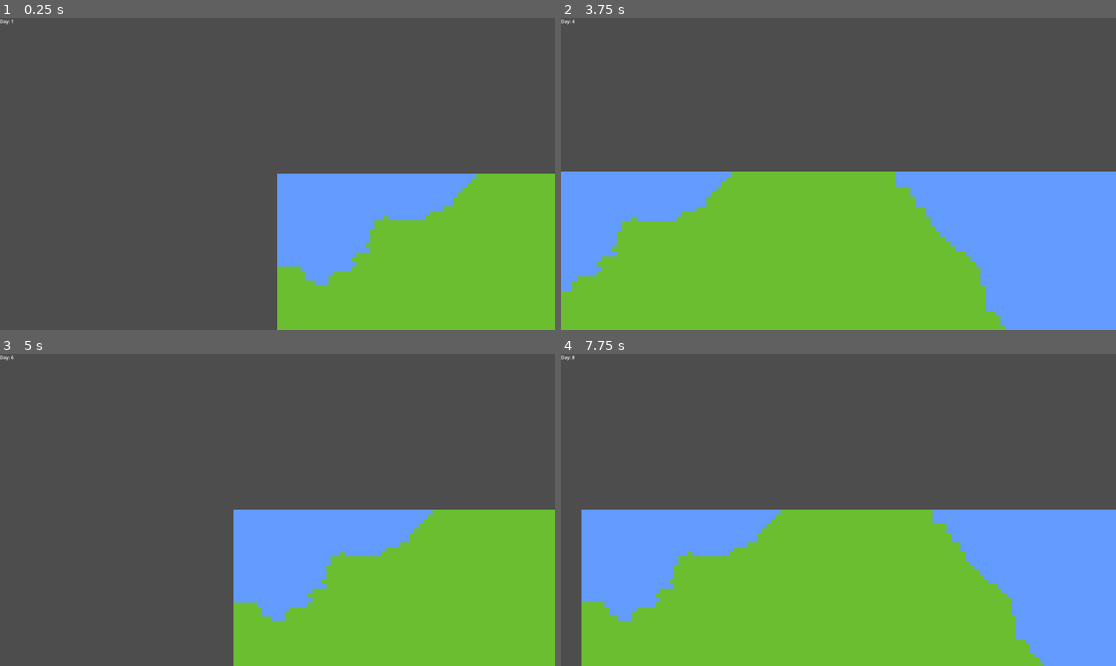
Above: before the commit, frames 1-4 (two rows, left to right).
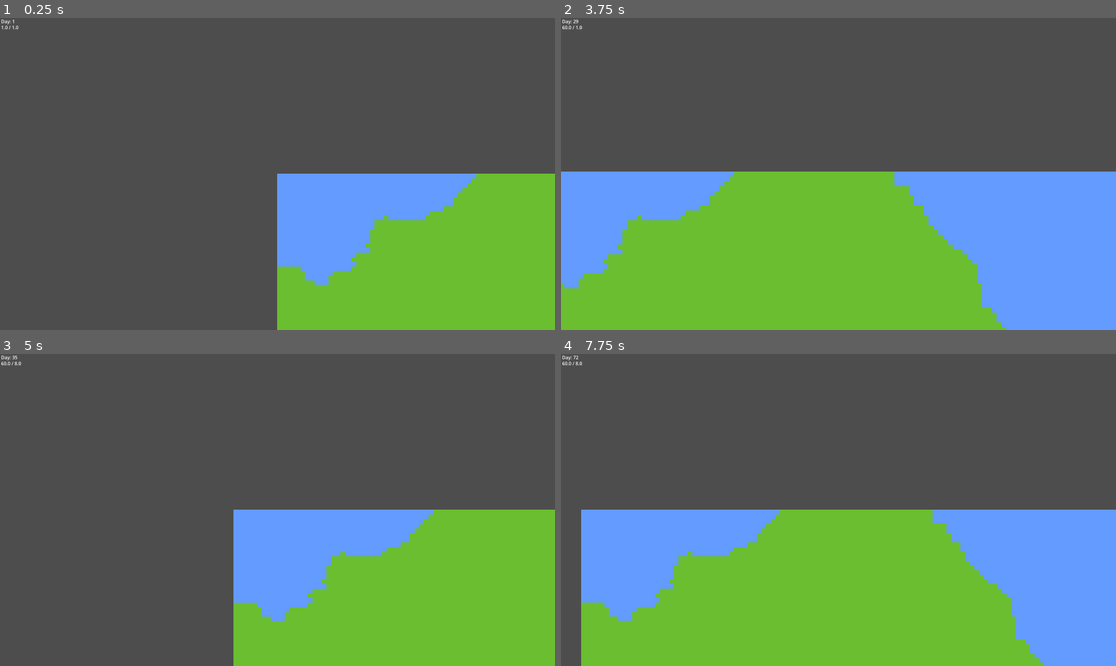
Above: after the commit, the same moments.

Repository: PowerThePowerfullest64/UntitledMapGame
Game: Godot game, scene res://main.tscn
The game is run twice, just before and just after one commit, with the same random seed, the same clock (stepped at 60 frames per second) and the same inputs.
Inputs (mouse positions are in pixels of both pictures, inside the frame that each line leads up to):
- Up to frame 1 (0.25 s): no input
- Up to frame 2 (3.75 s): tap Enter at 0.5 s; move the mouse to (960, 158) at 0.52 s; hold D (move_right) 0.53-1.28 s; tap 1 (speed1, bound only after the commit) at 0.6, 3.05 s; tap 2 (speed2, bound only after the commit) at 0.8, 1.35 s; move the mouse to (727, 189) at 1.27 s; hold S (move_down) 1.28-2.03 s; tap 3 (speed3, bound only after the commit) at 1.55, 2.1 s; move the mouse to (894, 105) at 2.02 s; hold D (move_right) 2.03-2.78 s; tap 4 (speed4, bound only after the commit) at 2.3, 2.85 s; move the mouse to (810, 236) at 2.77 s; hold W (move_up) 2.78-3.53 s; move the mouse to (1005, 220) at 3.52 s; hold A (move_left) from 3.53 s (still down); tap Mouse wheel up (zoom_in) at 3.6 s
- Up to frame 3 (5 s): keep holding A (move_left); tap 2 (speed2, bound only after the commit) at 3.8 s; move the mouse to (111, 463) at 4.27 s; tap Mouse wheel down (zoom_out) at 4.35 s; tap 3 (speed3, bound only after the commit) at 4.55 s
- Up to frame 4 (7.75 s): move the mouse to (866, 510) at 5.02 s; release A (move_left) at 5.03 s; hold S (move_down) 5.03-5.78 s; tap 1 (speed1, bound only after the commit) at 5.1, 6.05 s; tap 4 (speed4, bound only after the commit) at 5.3, 7.35 s; move the mouse to (755, 432) at 5.77 s; hold D (move_right) 5.78-6.53 s; tap 2 (speed2, bound only after the commit) at 5.85, 6.8 s; move the mouse to (960, 494) at 6.52 s; hold W (move_up) 6.53-7.28 s; tap 3 (speed3, bound only after the commit) at 6.6, 7.55 s; move the mouse to (727, 525) at 7.27 s; hold D (move_right) from 7.28 s (still down)

The runs differ from the first frame. In frame 1, less than 0.1% of the frame differs, in the area x 0-4%, y 0-4%; in frame 2, 0.8%, in the area x 0-81%, y 0-100%; in frame 3, 0.1%; in frame 4, 0.2%.

Commit message:
Fixed Chunk Updating + Added Speed Modes

Diff:
--- /dev/null
+++ b/fps_tps_counter.gd
@@ -0,0 +1,4 @@
+extends Label
+
+func _process(_delta: float) -> void:
+	text = str(Engine.get_frames_per_second()) + " / " + str(TimeManager.tps)
--- a/main.tscn
+++ b/main.tscn
@@ -3,6 +3,7 @@
 [ext_resource type="Texture2D" uid="uid://digemsqhh4wfs" path="res://terrain_tilesheet.svg" id="1_ig7tw"]
 [ext_resource type="Script" uid="uid://c03dcmy8iqho5" path="res://observer_camera.gd" id="2_0xm2m"]
 [ext_resource type="Script" uid="uid://bxxwpjrlygmrs" path="res://day_counter.gd" id="3_h2yge"]
+[ext_resource type="Script" uid="uid://bdyy02uwymm1m" path="res://fps_tps_counter.gd" id="4_1bvp3"]
 
 [sub_resource type="TileSetAtlasSource" id="TileSetAtlasSource_0xm2m"]
 texture = ExtResource("1_ig7tw")
@@ -25,7 +26,16 @@
 [node name="CanvasLayer" type="CanvasLayer" parent="." unique_id=1734592792]
 
 [node name="DayCounter" type="Label" parent="CanvasLayer" unique_id=2058725361]
-offset_right = 48.0
+offset_left = 4.0
+offset_right = 52.0
 offset_bottom = 23.0
 text = "Day: 1"
 script = ExtResource("3_h2yge")
+
+[node name="fps_tpsCounter" type="Label" parent="CanvasLayer" unique_id=1325219139]
+offset_left = 4.0
+offset_top = 21.0
+offset_right = 74.0
+offset_bottom = 44.0
+text = "FPS / TPS"
+script = ExtResource("4_1bvp3")
--- a/map_manager.gd
+++ b/map_manager.gd
@@ -2,8 +2,8 @@
 
 var population: PackedFloat32Array
 
-const width: int = 512
-const height: int = 512
+const width: int = 256
+const height: int = 256
 
 var cell_count: int # how many cells exist
 
@@ -11,12 +11,11 @@
 
 var updating_cells: bool = false
 var cell_index: int = 0
-var cell_updates_per_frame: int = 0
+const CHUNK_SIZE: int = 200000
 
 var noise: FastNoiseLite = FastNoiseLite.new()
 
 func initialize() -> void:
-
 	cell_count = width * height
 
 	tilemaplayer = get_node("/root/main/TileMapLayer")
@@ -57,19 +56,19 @@
 
 	var cells_left: int = cell_count - cell_index
 
-	var count: int = min(cell_updates_per_frame, cells_left)
+	var count: int = min(CHUNK_SIZE, cells_left)
 	var end_index: int = cell_index + count
 
 	for i in range(cell_index, end_index):
 		population[i] *= 1.005
 
-	cell_index += end_index
+	cell_index = end_index
 
 func tick(_day: int) -> void:
+	if updating_cells:
+		print("New day started before cells had been updated for last day; maybe increase chunk size?")
+
 	updating_cells = true
 	cell_index = 0
 
-	var frames_to_update_cells: int = int(60.0 / TimeManager.tps)
-	cell_updates_per_frame = ceil(cell_count / float(frames_to_update_cells))
-
 	print("Started Updating Cells")
--- a/observer_camera.gd
+++ b/observer_camera.gd
@@ -2,7 +2,7 @@
 
 @export var speed: float = 750.0
 @export var zoom_sensitivity: float = 1.0
-@export var zoom_rate: float = 10.0
+@export var zoom_rate: float = 5.0
 
 @export var min_zoom: float = 0.1
 @export var max_zoom: float = 10.0
--- a/project.godot
+++ b/project.godot
@@ -13,7 +13,7 @@
 config/name="UntitledMapGame"
 run/main_scene="uid://43hb11is8lmv"
 config/features=PackedStringArray("4.6", "Forward Plus")
-run/max_fps=60
+run/max_fps=165
 config/icon="res://icon.svg"
 
 [autoload]
@@ -31,7 +31,7 @@
 window/size/viewport_width=1920
 window/size/viewport_height=1080
 window/size/mode=3
-window/vsync/vsync_mode=2
+window/vsync/vsync_mode=0
 
 [input]
 
@@ -65,6 +65,26 @@
 "events": [Object(InputEventMouseButton,"resource_local_to_scene":false,"resource_name":"","device":-1,"window_id":0,"a …(259 unchanged characters)…
 ]
 }
+speed1={
+"deadzone": 0.2,
+"events": [Object(InputEventKey,"resource_local_to_scene":false,"resource_name":"","device":-1,"window_id":0,"alt_pressed":false,"shift_pressed":false,"ctrl_pressed":false,"meta_pressed":false,"pressed":false,"keycode":0,"physical_keycode":49,"key_label":0,"unicode":49,"location":0,"echo":false,"script":null)
+]
+}
+speed2={
+"deadzone": 0.2,
+"events": [Object(InputEventKey,"resource_local_to_scene":false,"resource_name":"","device":-1,"window_id":0,"alt_pressed":false,"shift_pressed":false,"ctrl_pressed":false,"meta_pressed":false,"pressed":false,"keycode":0,"physical_keycode":50,"key_label":0,"unicode":50,"location":0,"echo":false,"script":null)
+]
+}
+speed3={
+"deadzone": 0.2,
+"events": [Object(InputEventKey,"resource_local_to_scene":false,"resource_name":"","device":-1,"window_id":0,"alt_pressed":false,"shift_pressed":false,"ctrl_pressed":false,"meta_pressed":false,"pressed":false,"keycode":0,"physical_keycode":51,"key_label":0,"unicode":51,"location":0,"echo":false,"script":null)
+]
+}
+speed4={
+"deadzone": 0.2,
+"events": [Object(InputEventKey,"resource_local_to_scene":false,"resource_name":"","device":-1,"window_id":0,"alt_pressed":false,"shift_pressed":false,"ctrl_pressed":false,"meta_pressed":false,"pressed":false,"keycode":0,"physical_keycode":52,"key_label":0,"unicode":52,"location":0,"echo":false,"script":null)
+]
+}
 
 [physics]
 
--- a/time_manager.gd
+++ b/time_manager.gd
@@ -8,14 +8,24 @@
 
 signal day_passed(day: int)
 
+const SPEED1: float = 1.0
+const SPEED2: float = 2.0
+const SPEED3: float = 8.0
+const SPEED4: float = 24.0
+
 func set_tps(_tps: float) -> void:
 	tps = _tps
 	tick_duration = 1.0 / tps
 
 func _ready() -> void:
-	set_tps(1.0)
+	set_tps(SPEED1)
 
 func _process(delta: float) -> void:
+	if Input.is_action_just_pressed("speed1"): set_tps(SPEED1)
+	if Input.is_action_just_pressed("speed2"): set_tps(SPEED2)
+	if Input.is_action_just_pressed("speed3"): set_tps(SPEED3)
+	if Input.is_action_just_pressed("speed4"): set_tps(SPEED4)
+
 	accumulator += delta
 
 	while accumulator >= tick_duration:
Not shown, added: fps_tps_counter.gd.uid
